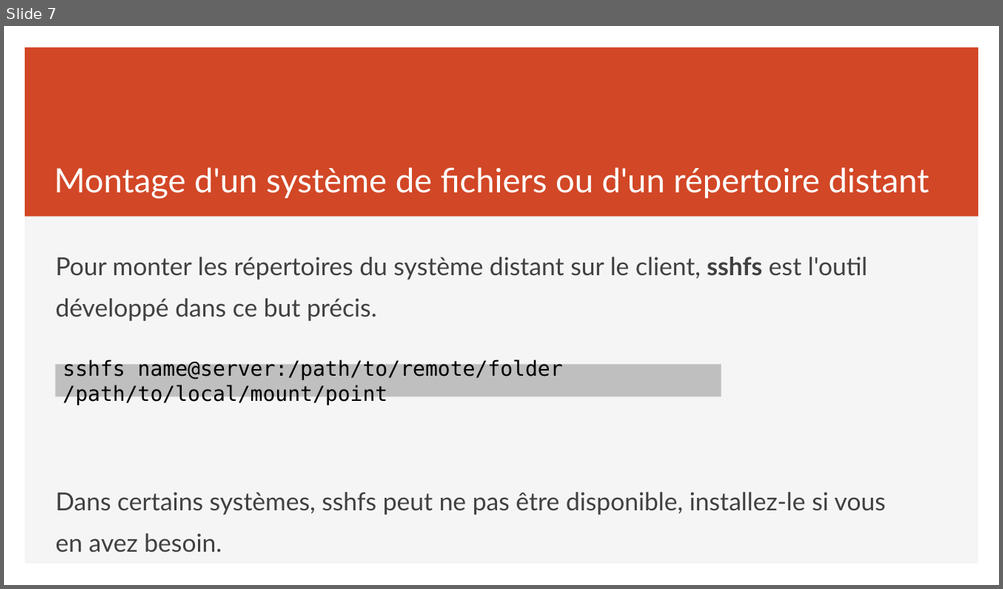
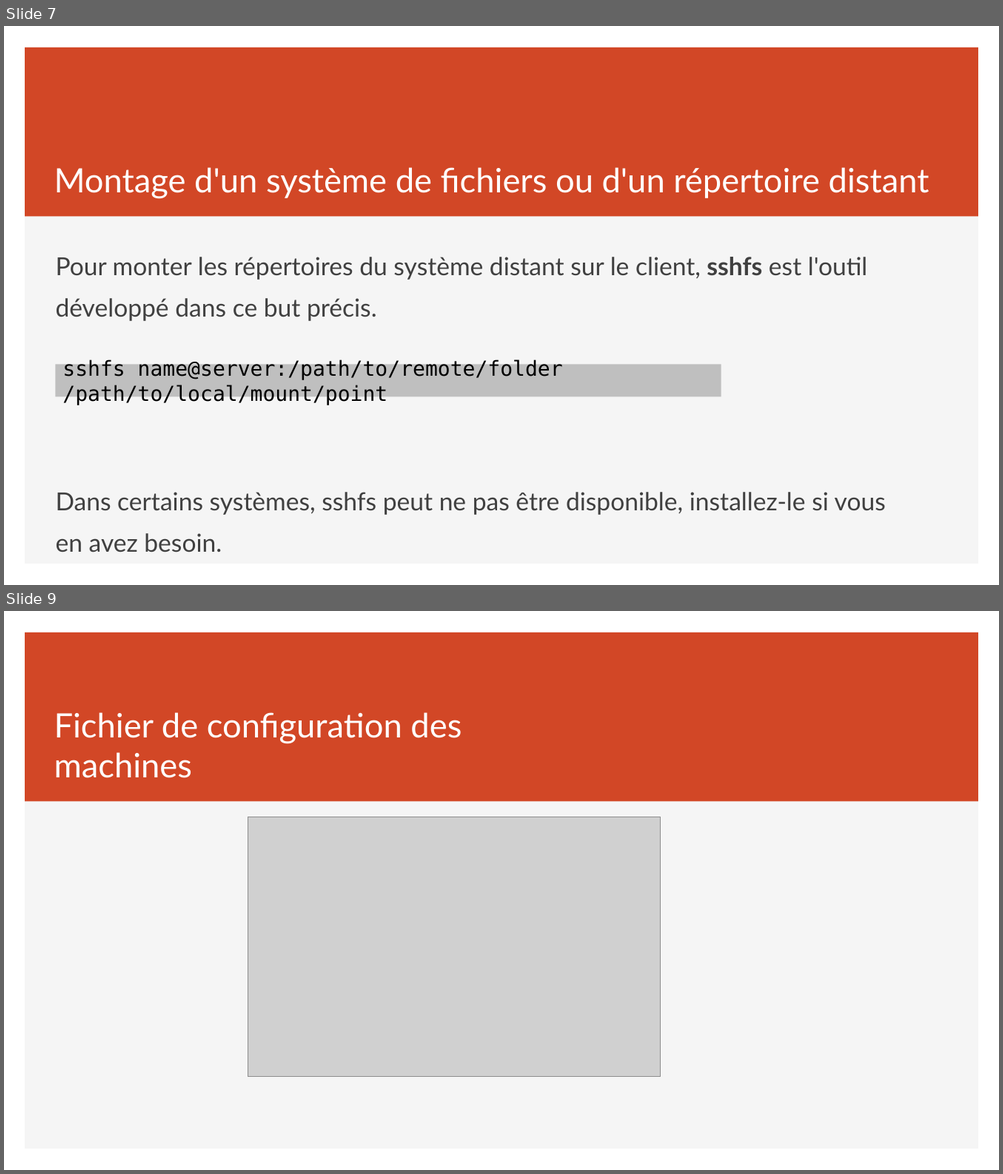
Before and after one commit to simonquillaud/420-W44-SF-v2, a slide deck: Module05_AccesDistant/CoursAccesDistant.pptx. Shown one above the other, each under a label of ours: slide 7 before the commit, slides 7 and 9 after it; the slides between them are not shown. The pictures are 1003x589 and 1003x1174 pixels, drawn with LibreOffice and Linux fonts; fonts in the diff are those of the drawing; grey boxes stand for pictures. Boxes give left, top, right and bottom in pixels: in the first picture for what was removed or moved away, otherwise in the second. Text is boxed around its words. In the diff, an @@ line names an element or a change of style, - is before the commit and + after.

```diff
--- a/Module05_AccesDistant/CoursAccesDistant.pptx
+++ b/Module05_AccesDistant/CoursAccesDistant.pptx
@@ slide 9 added at <box>4,611,999,1170</box>, background #FFFFFF; not listed: 2 template elements that a slide beside it also shows @@
@@ title added at <box>54,712,461,778</box>, 32.4 pt, text #FFFFFF @@
+Fichier de configuration des machines
@@ picture added at <box>247,817,660,1077</box> @@
```
Also in this commit, not shown: 2 slides changed, 5 other slides added, 3 other files.
